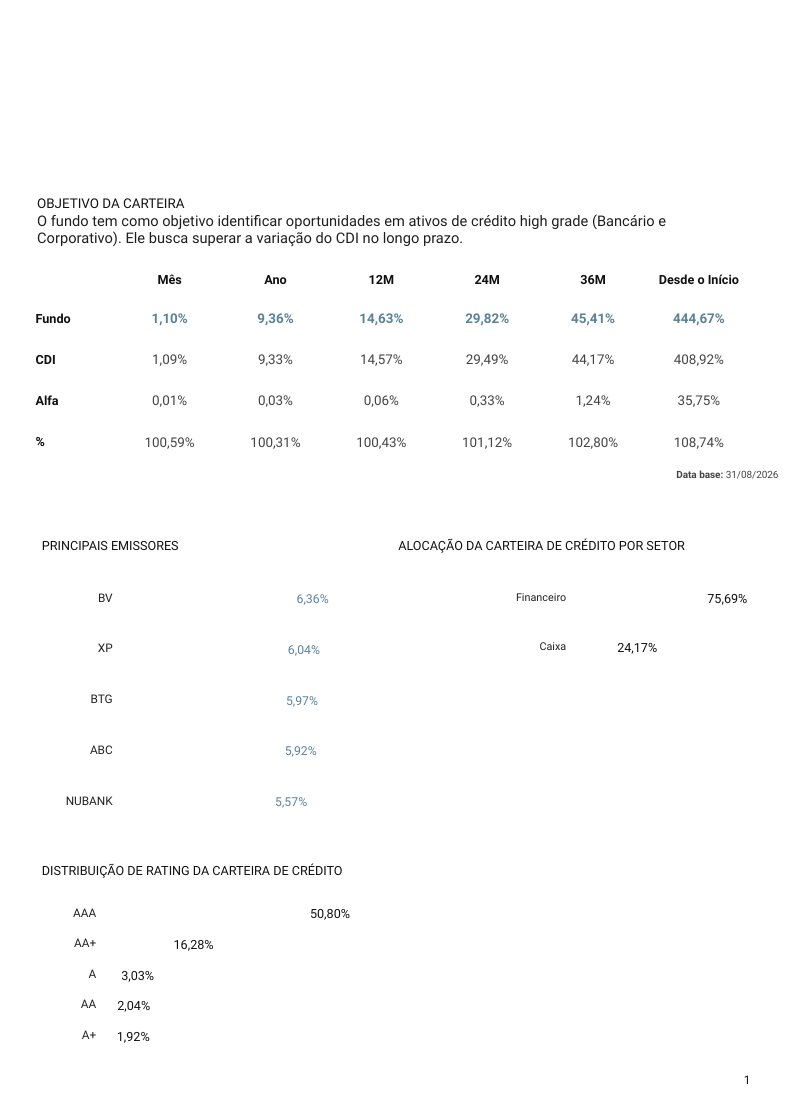
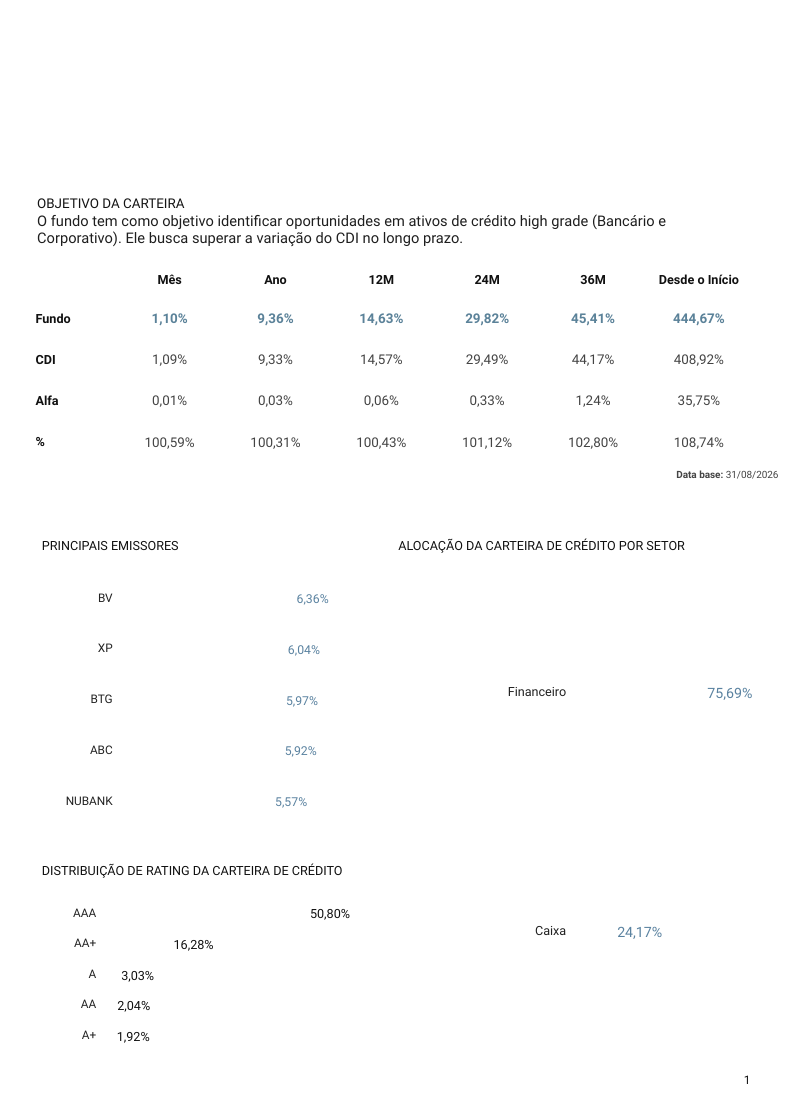
Before and after one commit to orenanchaves/Tivio-teste, a slide deck: slide 1 of AutomaTivio/saida/2026-08/pptx/Tivio Banks - Relatório de Gestão - Agosto 2026.pptx. Drawn at 792x1120 pixels with LibreOffice and Linux fonts; fonts in the diff are those of the drawing; background and template pictures are left out. Boxes give left, top, right and bottom in pixels: in the first picture for what was removed or moved away, otherwise in the second. Text is boxed around its words. In the diff, an @@ line names an element or a change of style, - is before the commit and + after.

```diff
--- a/AutomaTivio/saida/2026-08/pptx/Tivio Banks - Relatório de Gestão - Agosto 2026.pptx
+++ b/AutomaTivio/saida/2026-08/pptx/Tivio Banks - Relatório de Gestão - Agosto 2026.pptx
@@ text "Financeiro": place and size @@
-text "Financeiro" at bbox=[516, 593, 566, 601]
+text "Financeiro" at bbox=[508, 687, 566, 696]
@@ text "Financeiro" at bbox=[508, 687, 566, 696]: size 8.1 to 9.5 pt; line spacing 8.9pt to 10.5pt @@
@@ text "75,69%": place and size @@
-text "75,69%" at bbox=[707, 594, 747, 605]
+text "75,69%" at bbox=[707, 688, 752, 700]
@@ text "75,69%" at bbox=[707, 688, 752, 700]: size 9.5 to 10.7 pt, text colour #111111 to #5A82A0; line spacing 11.4pt to 12.8pt @@
@@ text "Caixa" at bbox=[535, 926, 566, 935]: size 8.1 to 9.5 pt; line spacing 8.9pt to 10.5pt @@
@@ text "Caixa": place and size @@
-text "Caixa" at bbox=[540, 642, 567, 650]
+text "Caixa" at bbox=[535, 926, 566, 935]
@@ text "24,17%" at bbox=[617, 927, 662, 939]: size 9.5 to 10.7 pt, text colour #111111 to #5A82A0; line spacing 11.4pt to 12.8pt @@
@@ text "24,17%": place and size @@
-text "24,17%" at bbox=[617, 643, 657, 654]
+text "24,17%" at bbox=[617, 927, 662, 939]
```
Also in this commit, not shown: 31 other files.
